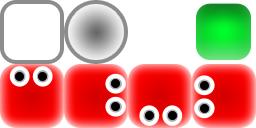
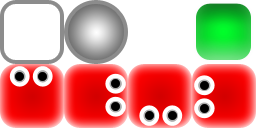
Layered file, before and after one edit (256 x 128). Changes by layer:
pixels changed over box(68, 4, 124, 60) (layer not identified)
